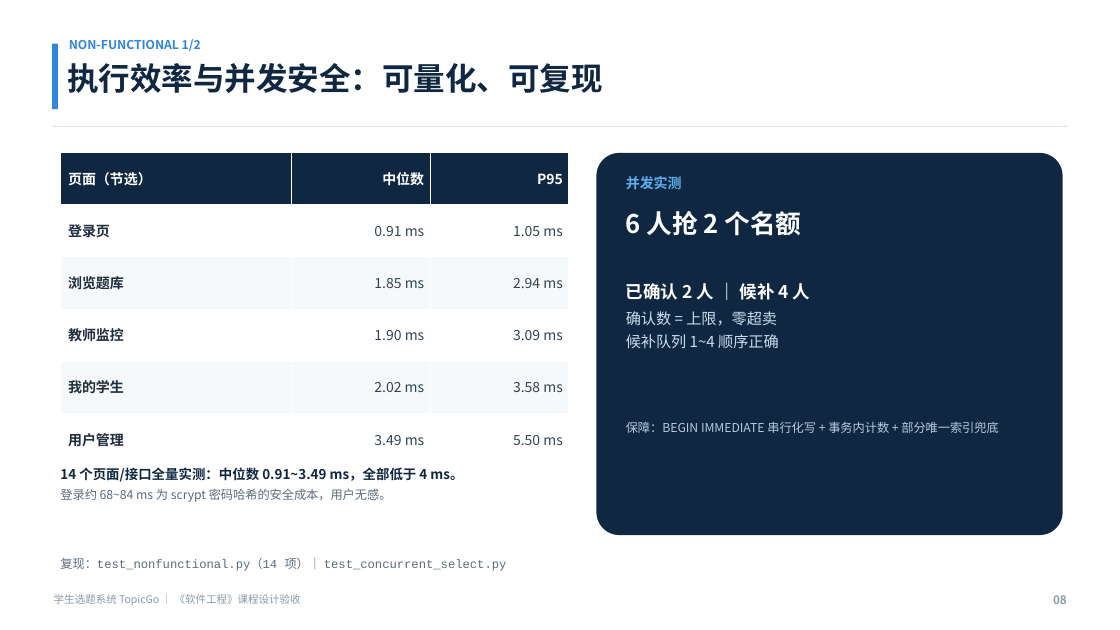
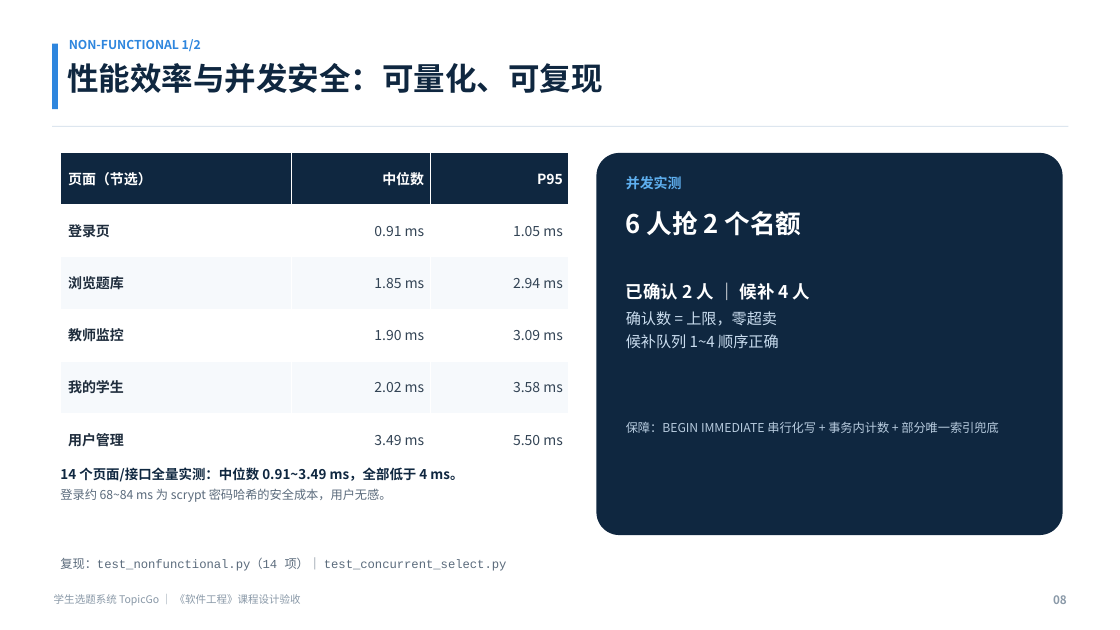
Before and after one commit to haixiaoyuntian/topicgo, a slide deck: slide 8 of student-topic-system/验收/TopicGo-验收汇报.pptx. Drawn at 1120x630 pixels with LibreOffice and Linux fonts; fonts in the diff are those of the drawing. Boxes give left, top, right and bottom in pixels: in the first picture for what was removed or moved away, otherwise in the second. Text is boxed around its words. In the diff, an @@ line names an element or a change of style, - is before the commit and + after.

```diff
--- a/student-topic-system/验收/TopicGo-验收汇报.pptx
+++ b/student-topic-system/验收/TopicGo-验收汇报.pptx
@@ text at (67, 63, 603, 93): text changed @@
-执行效率与并发安全：可量化、可复现
+性能效率与并发安全：可量化、可复现
```
Also in this commit, not shown: 11 other slides changed, 2 other files.
